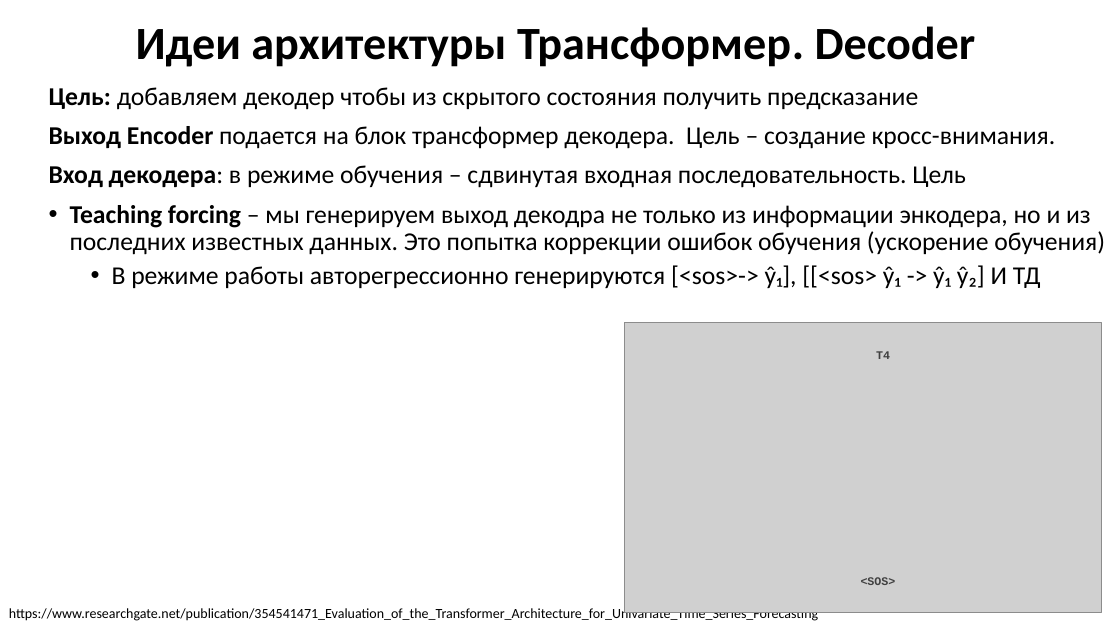
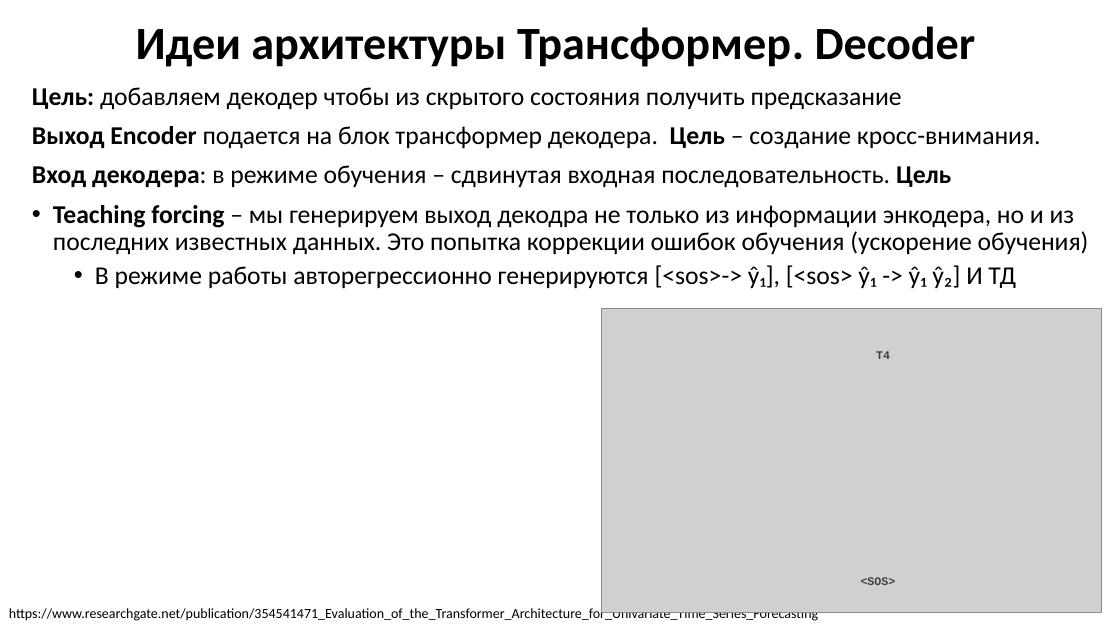
Before and after one commit to MVRonkin/TimeSeriesCourse, a slide deck: slide 13 of 2025/LEC/07-3 Transformers.pptx. Drawn at 1120x630 pixels with LibreOffice and Linux fonts; fonts in the diff are those of the drawing; grey boxes stand for pictures. Boxes give left, top, right and bottom in pixels: in the first picture for what was removed or moved away, otherwise in the second. Text is boxed around its words. In the diff, an @@ line names an element or a change of style, - is before the commit and + after.

```diff
--- a/2025/LEC/07-3 Transformers.pptx
+++ b/2025/LEC/07-3 Transformers.pptx
@@ text "Цель: добавляем декодер чтобы из ...": place and size @@
-text "Цель: добавляем декодер чтобы из ..." at (49, 87, 1105, 288)
+text "Цель: добавляем декодер чтобы из ..." at (32, 87, 1089, 288)
@@ text at (32, 126, 1041, 188): bold on in "Цель", "Цель" @@
@@ text at (95, 265, 1016, 288): text changed @@
-  • В режиме работы авторегрессионно генерируются [<sos>-> ŷ₁], [[<sos> ŷ₁ -> ŷ₁ ŷ₂] И ТД
+  • В режиме работы авторегрессионно генерируются [<sos>-> ŷ₁], [<sos> ŷ₁ -> ŷ₁ ŷ₂] И ТД
@@ picture: place and size @@
-picture at (624, 323, 1102, 613)
+picture at (602, 309, 1102, 613)
```
Also in this commit, not shown: 5 other slides changed, 1 slide added, 1 slide removed.
